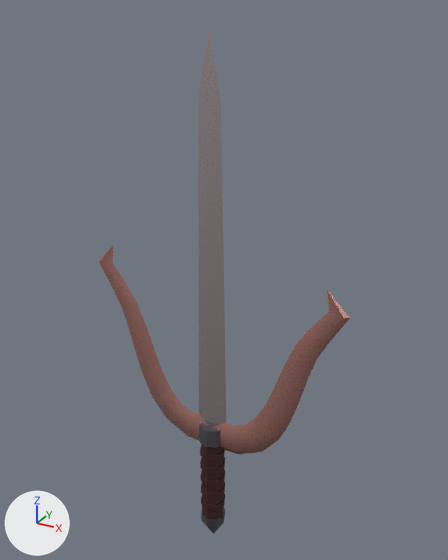
One commit to the glTF model public/arena/models/npg/stack/hand/07_008_sai.glb: the scene before it, then after it.
Camera for both pictures: a 50 mm lens placed at (0.153, -0.264, 0.264), pointed at (0.001, 0.012, 0.126). Every picture has the same lights, and +X, +Y and +Z are marked at lower left. The picture after the commit comes second. Vertices at exactly the same position are counted once.

Objects in the first picture: 'Sai'.
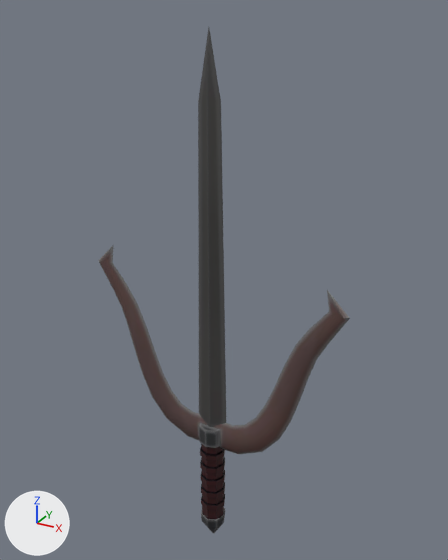
The change, as a diff of the scene's bpy script:
```diff
--- a/public/arena/models/npg/stack/hand/07_008_sai.glb.py
+++ b/public/arena/models/npg/stack/hand/07_008_sai.glb.py
@@ img_07_008_sai_albedo @@
+img_07_008_sai_albedo = load_image('07_008_sai_albedo', '_unpacked/07_008_sai_albedo', 1024, 1024, 'sRGB')
@@ mat_07_008_sai_card @@
+mat_07_008_sai_card = principled_material('07_008_sai_card')
+mat_07_008_sai_card.texture = img_07_008_sai_albedo
+mat_07_008_sai_card.metallic = 0.193
+mat_07_008_sai_card.roughness = 0.384
@@ me_shaft @@
 me_shaft.from_pydata(...)  # 260 vertices, 476 faces; spans x -0.077..0.077, y -0.008..0.008, z -0.05..0.256
 # used by ob_sai; location = (0.0, 0.0, 0.0)
+# me_shaft part 1: all 14 faces that had it switch from mat_steel (light grey #c9bcbc) to mat_07_008_sai_card (picture img_07_008_sai_albedo)
+# me_shaft part 2: all 236 faces that had it switch from mat_rose (pink #c98f86) to mat_07_008_sai_card (picture img_07_008_sai_albedo)
+# me_shaft part 3: all 58 faces that had it switch from mat_cap (grey #6d6f78) to mat_07_008_sai_card (picture img_07_008_sai_albedo)
+# me_shaft part 4: all 168 faces that had it switch from mat_wrap (dark red #3b1518) to mat_07_008_sai_card (picture img_07_008_sai_albedo)
+# me_shaft part 5: texture (UV) coordinates changed
```

Where the change shows, as pixel boxes (x1, y1, x2, y2) in the pictures (448 x 560 px):
'Sai', recoloured, surface changed: (98, 28, 350, 531) in both
part 1 of me_shaft, recoloured (light grey to black): (198, 28, 226, 427) in both
part 2 of me_shaft, recoloured (darker): (98, 246, 350, 454) in both
part 3 of me_shaft, recoloured: (199, 423, 224, 531) in both
part 4 of me_shaft, recoloured: (200, 445, 225, 519) in both
